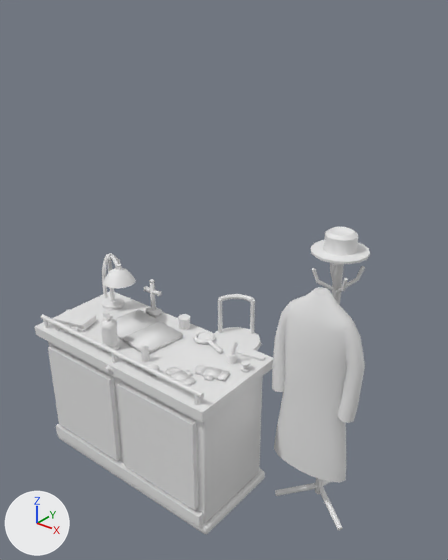
The Blender file assets/eclipse/source/library_corner.blend as it was, and as the next commit left it.
Camera for both pictures: a camera (50 mm lens) standing at (2.72, -2.58, 3.32) and looking at (0.23, 0.53, 1.39). The axes (+X, +Y, +Z) are drawn at lower left. The lights are the same throughout. The first picture is the older version.

Objects in the first picture: 'coat_hook', 'desk', 'desk_chair', 'gloves', 'lamp', 'ledger', 'rituale' and 9 more.
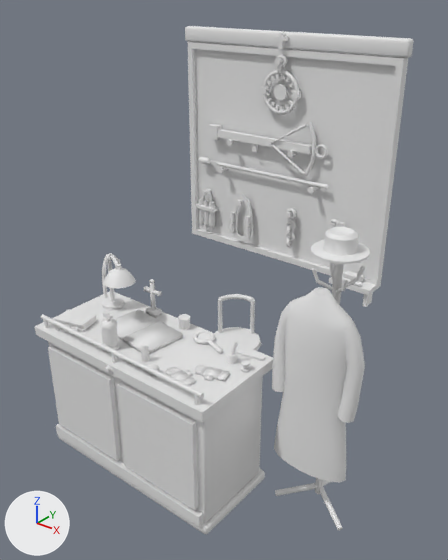
Commit message: feat(library): the corner's hunt

Where the change shows, as pixel boxes (x1, y1, x2, y2) in the pictures (448 x 560 px):
'hunt_rack', added
    after: (185, 26, 414, 307)
'crossbow', added
    after: (208, 122, 328, 176)
'trap_jaws', added
    after: (260, 55, 301, 115)
'sword_cane', added
    after: (199, 157, 329, 189)
'bandolier', added
    after: (230, 194, 253, 242)
'stakes', added
    after: (196, 188, 218, 230)
'chains', added
    after: (285, 208, 296, 248)
'rounds', added
    after: (342, 271, 364, 287)
'revolver', added
    after: (330, 219, 345, 227)

Diff of the bpy script that builds the scene:
```diff
--- a/assets/eclipse/source/library_corner.blend.py
+++ b/assets/eclipse/source/library_corner.blend.py
@@ ob_trap_jaws @@
+ob_trap_jaws = bpy.data.objects.new('trap_jaws', me_trap_jaws)  # 444 vertices, 384 faces; spans x -0.175..0.175, y 1.462..1.558, z 2.374..2.812; in mat_steel (white #e7e7e7)
+ob_trap_jaws.location = (0.0, 0.0, 0.0)
@@ ob_rounds @@
+ob_rounds = bpy.data.objects.new('rounds', me_rounds)  # 80 vertices, 60 faces; spans x 0.7..0.87, y 1.403..1.515, z 1.19..1.245; in mat_paper_kraft (white #e7e7e7), mat_brass (white #e7e7e7)
+ob_rounds.location = (0.0, 0.0, 0.0)
@@ ob_revolver @@
+ob_revolver = bpy.data.objects.new('revolver', me_revolver)  # 104 vertices, 84 faces; spans x 0.507..0.632, y 1.476..1.544, z 1.269..1.642; in mat_steel (white #e7e7e7), mat_wood (white #e7e7e7)
+ob_revolver.location = (0.0, 0.0, 0.0)
@@ ob_chains @@
+ob_chains = bpy.data.objects.new('chains', me_chains)  # 288 vertices, 288 faces; spans x 0.104..0.196, y 1.462..1.558, z 1.298..1.642; in mat_steel (white #e7e7e7)
+ob_chains.location = (0.0, 0.0, 0.0)
@@ ob_bandolier @@
+ob_bandolier = bpy.data.objects.new('bandolier', me_bandolier)  # 168 vertices, 120 faces; spans x -0.462..-0.238, y 1.465..1.517, z 1.226..1.66; in mat_leather_old (white #e7e7e7), mat_glass (white #e7e7e7), mat_paper_kraft (white #e7e7e7)
+ob_bandolier.location = (0.0, 0.0, 0.0)
@@ ob_stakes @@
+ob_stakes = bpy.data.objects.new('stakes', me_stakes)  # 85 vertices, 69 faces; spans x -0.85..-0.65, y 1.475..1.545, z 1.24..1.633; in mat_wood (white #e7e7e7), mat_silver (white #e7e7e7), mat_leather_old (white #e7e7e7)
+ob_stakes.location = (0.0, 0.0, 0.0)
@@ ob_sword_cane @@
+ob_sword_cane = bpy.data.objects.new('sword_cane', me_sword_cane)  # 104 vertices, 80 faces; spans x -0.82..0.47, y 1.48..1.54, z 1.854..1.914; in mat_silver (white #e7e7e7), mat_steel (white #e7e7e7), mat_wood (white #e7e7e7), mat_brass (white #e7e7e7)
+ob_sword_cane.location = (0.0, 0.0, 0.0)
@@ ob_crossbow @@
+ob_crossbow = bpy.data.objects.new('crossbow', me_crossbow)  # 130 vertices, 114 faces; spans x -0.7..0.445, y 1.465..1.54, z 1.941..2.355; in mat_wood (white #e7e7e7), mat_steel (white #e7e7e7), mat_paper_kraft (white #e7e7e7)
+ob_crossbow.location = (0.0, 0.0, 0.0)
@@ ob_hunt_rack @@
+ob_hunt_rack = bpy.data.objects.new('hunt_rack', me_hunt_rack)  # 432 vertices, 354 faces; spans x -0.98..0.98, y 1.4..1.6, z 1.03..2.97; in mat_felt_green (white #e7e7e7), mat_wood (white #e7e7e7)
+ob_hunt_rack.location = (0.0, 0.0, 0.0)
```
